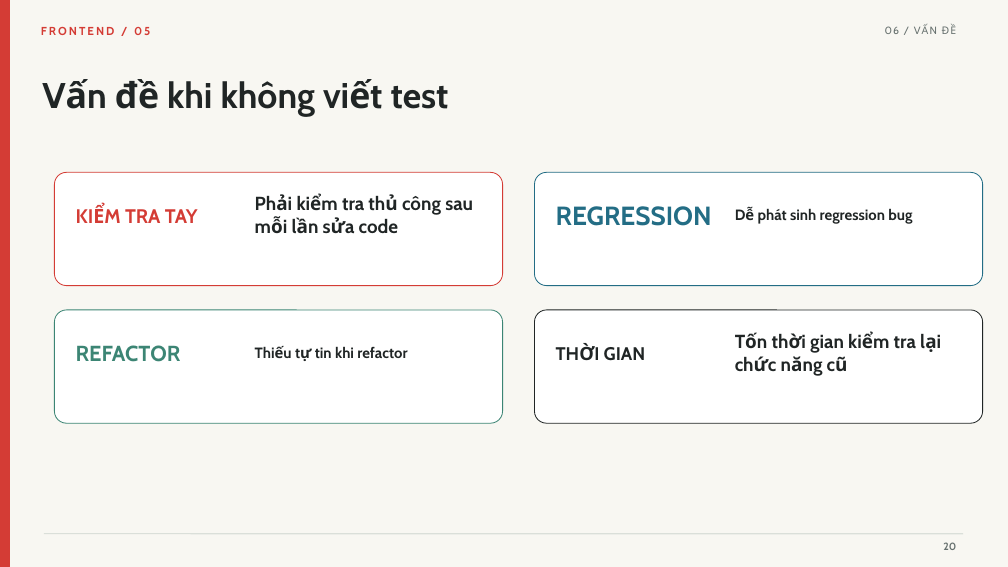
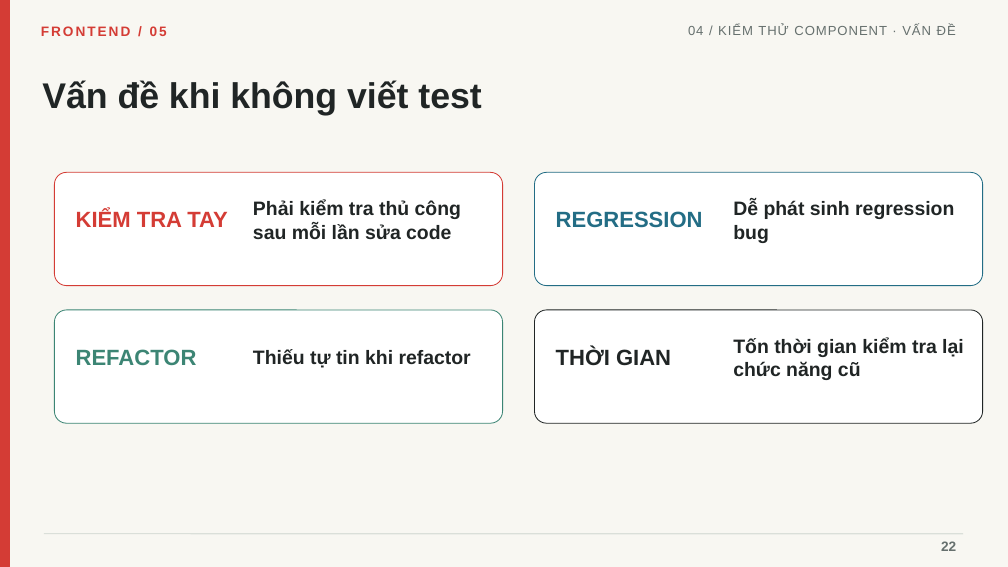
Before and after one commit to linhtn-spec/seminar-nextjs, a slide deck: slide 22 of Seminar_05_Frontend_Roadmap_Tieng_Viet_Da_Chinh_Sua.pptx (slide 20 before the commit). Drawn at 1008x567 pixels with LibreOffice and Linux fonts; fonts in the diff are those of the drawing. Boxes give left, top, right and bottom in pixels: in the first picture for what was removed or moved away, otherwise in the second. Text is boxed around its words. In the diff, an @@ line names an element or a change of style, - is before the commit and + after.

```diff
--- a/Seminar_05_Frontend_Roadmap_Tieng_Viet_Da_Chinh_Sua.pptx
+++ b/Seminar_05_Frontend_Roadmap_Tieng_Viet_Da_Chinh_Sua.pptx
@@ text "FRONTEND / 05" at box(41, 26, 167, 36): size 11 to 13 pt, font Cabin to Arial @@
@@ text at box(688, 25, 956, 35): text changed; size 10 to 12.5 pt; font Cabin to Arial @@
-06 / VẤN ĐỀ
+04 / KIỂM THỬ COMPONENT · VẤN ĐỀ
@@ text "Vấn đề khi không viết ..." at box(42, 80, 481, 115): font Cabin to Arial @@
@@ text "KIỂM TRA TAY" at box(76, 210, 227, 227): size 18.7 to 21 pt, font Cabin to Arial @@
@@ text "Phải kiểm tra thủ công ..." at box(253, 200, 461, 239): size 18 to 18.5 pt, font Cabin to Arial @@
@@ text "Phải kiểm tra thủ công ...": place and size @@
-text "Phải kiểm tra thủ công ..." at box(342, 196, 473, 233)
+text "Phải kiểm tra thủ công ..." at box(253, 200, 461, 239)
@@ text "REGRESSION" at box(556, 211, 703, 228): size 25 to 21 pt, font Cabin to Arial @@
@@ text "Dễ phát sinh regression bug": place and size @@
-text "Dễ phát sinh regression bug" at box(758, 208, 912, 224)
+text "Dễ phát sinh regression bug" at box(733, 200, 954, 243)
@@ text "Dễ phát sinh regression bug" at box(733, 200, 954, 243): size 14.2 to 18.5 pt, font Cabin to Arial @@
@@ text "REFACTOR" at box(76, 349, 197, 365): size 20.8 to 21 pt, font Cabin to Arial @@
@@ text "Thiếu tự tin khi refactor" at box(253, 349, 471, 368): size 14.2 to 18.5 pt, font Cabin to Arial @@
@@ text "Thiếu tự tin khi refactor": place and size @@
-text "Thiếu tự tin khi refactor" at box(315, 346, 407, 358)
+text "Thiếu tự tin khi refactor" at box(253, 349, 471, 368)
@@ text "THỜI GIAN" at box(556, 347, 671, 366): size 17.4 to 21 pt, font Cabin to Arial @@
@@ text "Tốn thời gian kiểm tra ...": place and size @@
-text "Tốn thời gian kiểm tra ..." at box(810, 334, 916, 353)
+text "Tốn thời gian kiểm tra ..." at box(733, 338, 964, 380)
@@ text "Tốn thời gian kiểm tra ..." at box(733, 338, 964, 380): size 18 to 18.5 pt, font Cabin to Arial @@
@@ text added at box(941, 541, 956, 551), 13 pt, text #66706E, bold @@
+22
@@ text removed at box(943, 542, 956, 550) @@
-20
```
Also in this commit, not shown: 23 other slides changed, 3 slides added, 6 other files.
